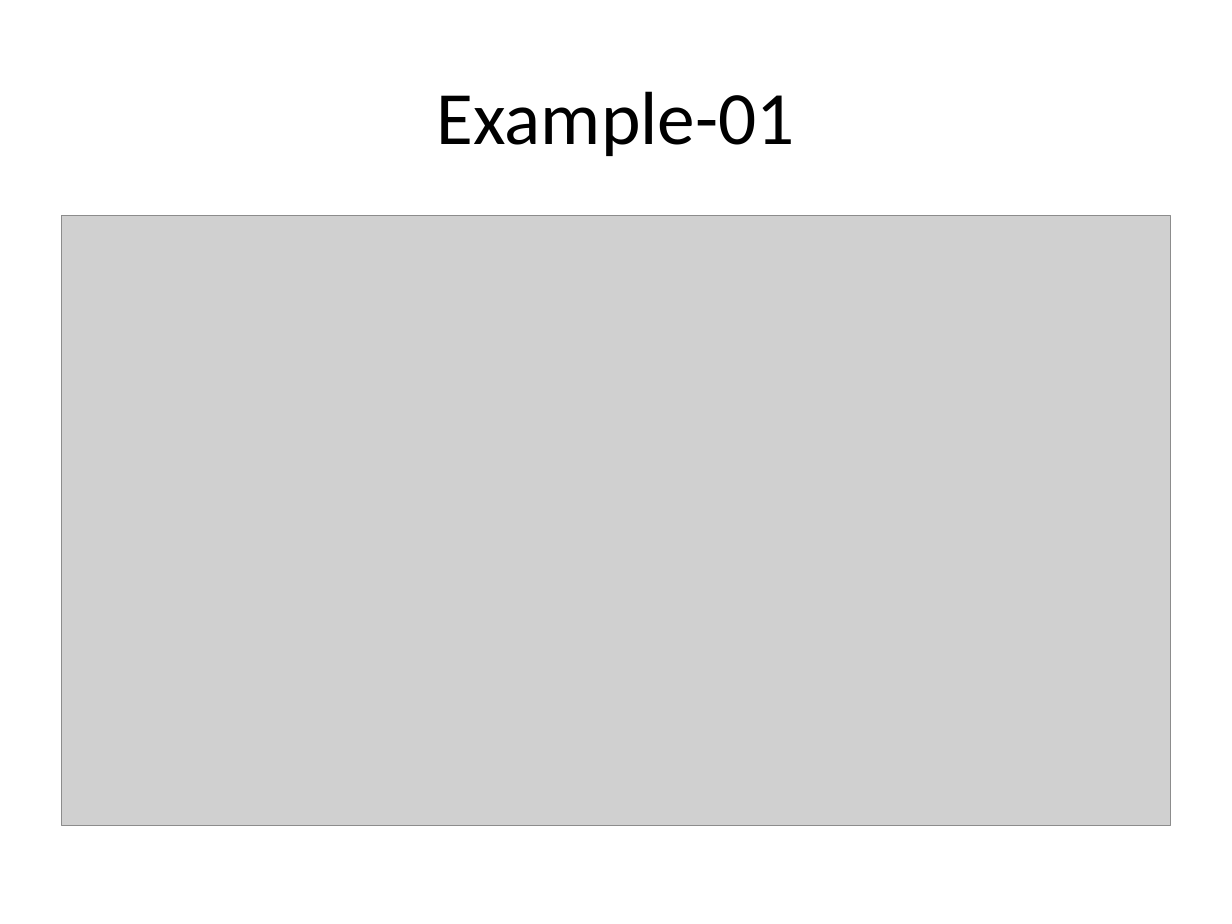
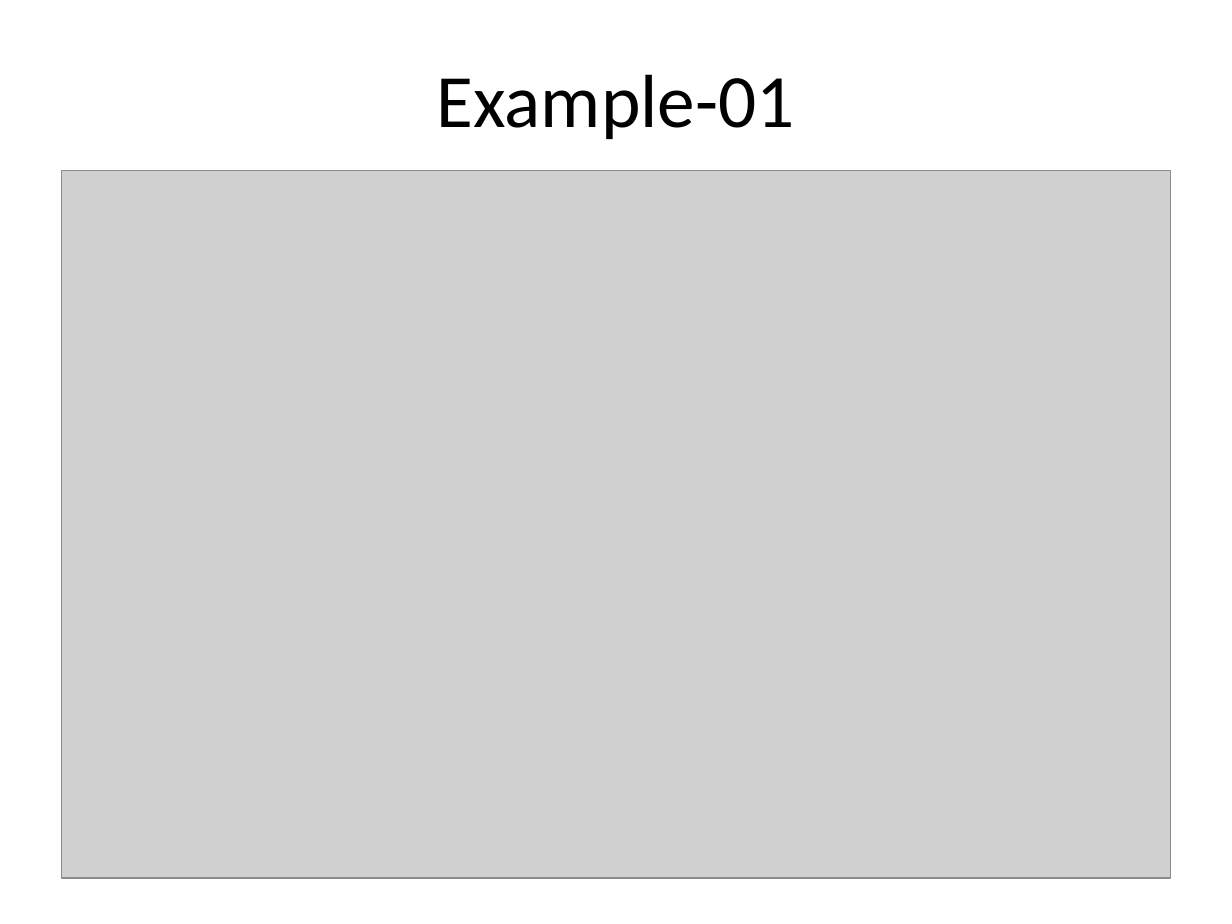
Before and after one commit to xiliax/web-programming-fundamentals, a slide deck: slide 98 of docs/learn-computer-programming.pptx. Drawn at 1232x924 pixels with LibreOffice and Linux fonts; fonts in the diff are those of the drawing; grey boxes stand for pictures. Boxes give left, top, right and bottom in pixels: in the first picture for what was removed or moved away, otherwise in the second. Text is boxed around its words. In the diff, an @@ line names an element or a change of style, - is before the commit and + after.

Commit message:
Updated slides

```diff
--- a/docs/learn-computer-programming.pptx
+++ b/docs/learn-computer-programming.pptx
@@ title "Example-01": place and size @@
-title "Example-01" at bbox=[437, 91, 795, 156]
+title "Example-01" at bbox=[437, 74, 795, 139]
@@ picture: place and size @@
-picture at bbox=[62, 216, 1170, 825]
+picture at bbox=[62, 170, 1170, 877]
```
Also in this commit, not shown: 4 other slides changed, 4 other files.
